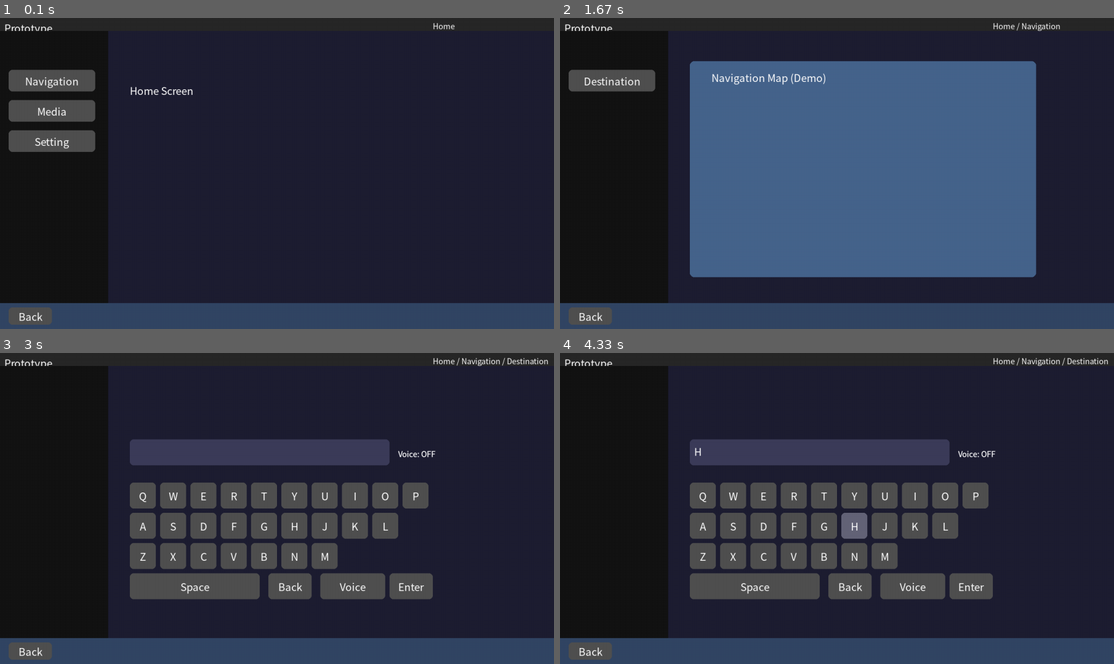
Above: before the commit, frames 1-4 (two rows, left to right).
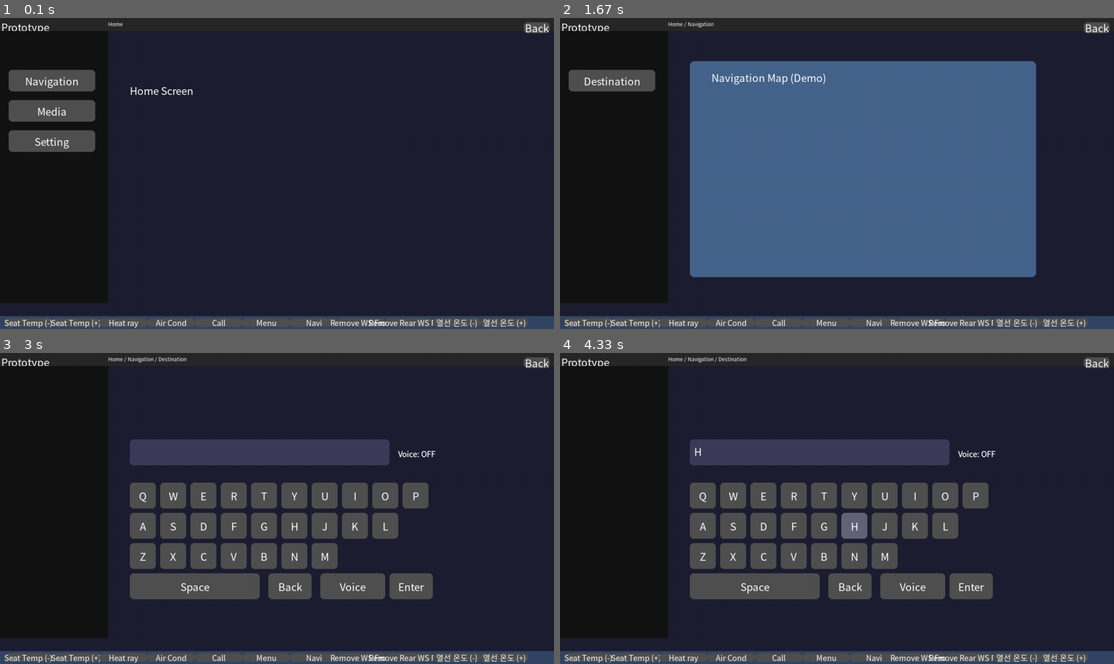
Above: after the commit, the same moments.

Repository: yunminseop/UI_prototype
Game: pygame game, started from UI_test.py
Same seed, same stepped clock (60 frames per second), same inputs: the game is played once before the commit and once after it.
Inputs (mouse positions are in pixels of both pictures, inside the frame that each line leads up to):
- Up to frame 1 (0.1 s): no input
- Up to frame 2 (1.67 s): click "Navigation" at 0.38 s; click (837, 195) at 0.72 s
- Up to frame 3 (3 s): click "Destination" at 2.05 s; click (249, 589) at 2.38 s; click (260, 455) at 2.72 s
- Up to frame 4 (4.33 s): click (748, 405) at 3.05 s; click "Enter" at 3.38 s; click (1008, 502) at 3.72 s; click "H" at 4.05 s

The runs differ from the first frame. In frame 1, 6.8% of the frame differs, in the area x 0-100%, y 1-100%; in frame 2, 7.0%; in frame 3, 7.1%; in frame 4, 7.1%.

Commit message:
new config files

Diff:
--- a/UI_test.py
+++ b/UI_test.py
@@ -2,25 +2,24 @@
 import sys
 import csv
 from datetime import datetime
+import yaml
+from config_loader import load_config, init_from_config
 
 pygame.init()
 
-# -----------------------------------------------------
-# 전역 상수
-# -----------------------------------------------------
-WIDTH, HEIGHT = 1280, 720
-COLOR_TOP = (40, 40, 40)
-COLOR_LEFT = (20, 20, 20)
-COLOR_MAIN = (30, 30, 50)
-COLOR_BOTTOM = (50, 70, 100)
-COLOR_TEXT = (255, 255, 255)
-COLOR_BUTTON = (80, 80, 80)
-COLOR_BUTTON_HOVER = (100, 100, 120)
-
-font = pygame.font.SysFont("malgungothic", 24)
-small_font = pygame.font.SysFont("malgungothic", 18)
-
-LOG_FILE = "interaction_log.csv"
+config = load_config()
+WIDTH, HEIGHT, COLORS, FONTS, LOG_FILE = init_from_config(config)
+
+COLOR_TOP = COLORS["TOP"]
+COLOR_TEXT = COLORS["TEXT"]
+COLOR_LEFT = COLORS["LEFT"]
+COLOR_MAIN = COLORS["MAIN"]
+COLOR_BOTTOM = COLORS["BOTTOM"]
+COLOR_BUTTON = COLORS["BUTTON"]
+COLOR_BUTTON_HOVER = COLORS["BUTTON_HOVER"]
+font = FONTS["main"]
+small_font = FONTS["small"]
+tiny_font = FONTS["tiny"]
 
 # -----------------------------------------------------
 # Logger
@@ -66,8 +65,11 @@
 
     def draw(self, screen):
         pygame.draw.rect(screen, COLOR_TOP, (0, 0, self.width, self.height))
-        screen.blit(font.render("Prototype", True, COLOR_TEXT), (10, 5))
-        screen.blit(small_font.render(" / ".join(self.ui_manager.depth_path), True, COLOR_TEXT), (1000, 5))
+        screen.blit(font.render("Prototype", True, COLOR_TEXT), (3, 3))
+        # screen.blit(small_font.render(" / ".join(self.ui_manager.depth_path), True, COLOR_TEXT), (1000, 3))
+
+        path_text = " / ".join(self.ui_manager.depth_path)
+        screen.blit(tiny_font.render(path_text, True, COLOR_TEXT), (250, 5))
 
 # -----------------------------------------------------
 # SideMenu
@@ -85,11 +87,54 @@
 # BottomBar
 # -----------------------------------------------------
 class BottomBar:
-    def __init__(self, height):
+    def __init__(self, width, height, ui_manager):
+        self.width = width
         self.height = height
+        self.ui_manager = ui_manager
+
+        # 버튼들 초기화
+        self.buttons = []
+        self._create_buttons()
+
+    def _create_buttons(self):
+        """하단 바의 버튼 배치 정의"""
+        y = self.ui_manager.height - self.height + 5
+        x = 10
+        gap = 110  # 버튼 간격
+
+        # (버튼 이름, x좌표) 순으로 배치
+        button_labels = [
+            "Seat Temp (-)", "Seat Temp (+)",
+            "Heat ray", "Air Cond",
+            "Call", "Menu", "Navi",
+            "Remove WS Frost", "Remove Rear WS Frost",
+            "열선 온도 (-)", "열선 온도 (+)"
+        ]
+
+        for label in button_labels:
+            rect = pygame.Rect(x, y, 110, self.height - 10)
+            self.buttons.append({"label": label, "rect": rect})
+            x += gap
 
     def draw(self, screen):
-        pygame.draw.rect(screen, COLOR_BOTTOM, (0, HEIGHT - self.height, WIDTH, self.height))
+        # 하단 바 배경
+        y_pos = self.ui_manager.height - self.height
+        pygame.draw.rect(screen, COLOR_BOTTOM, (0, y_pos, self.width, self.height))
+
+        # 버튼 그리기
+        for btn in self.buttons:
+            pygame.draw.rect(screen, COLOR_BUTTON, btn["rect"], border_radius=8)
+            text = small_font.render(btn["label"], True, COLOR_TEXT)
+            text_rect = text.get_rect(center=btn["rect"].center)
+            screen.blit(text, text_rect)
+
+    def handle_event(self, event):
+        """마우스 클릭 처리 (필요 시)"""
+        if event.type == pygame.MOUSEBUTTONDOWN:
+            pos = pygame.mouse.get_pos()
+            for btn in self.buttons:
+                if btn["rect"].collidepoint(pos):
+                    print(f"'{btn['label']}' 버튼 클릭됨")
 
 # -----------------------------------------------------
 # ScreenBase
@@ -245,6 +290,9 @@
     def __init__(self):
         self.logger = Logger(LOG_FILE)
         self.depth_path = ["Home"]
+        self.width = WIDTH
+        self.height = HEIGHT
+        self.margin = 10
         # 화면 객체 생성
         self.screens = {
             "Home": HomeScreen(self),
@@ -257,8 +305,11 @@
         # UI 요소
         self.top_bar = TopBar(WIDTH, 30, self)
         self.side_menu = SideMenu(250, 30, 60)
-        self.bottom_bar = BottomBar(60)
-        self.back_button = Button("Back", (20, HEIGHT - 50, 100, 40), self.go_back)
+        self.bottom_bar = BottomBar(WIDTH, 30, self)
+
+        btn_w, btn_h = 60, 25
+        self.back_button = Button("Back", (WIDTH - btn_w - self.margin, self.margin, btn_w, btn_h), self.go_back)
+
 
     def open_screen(self, name):
         if name in self.screens:
@@ -278,7 +329,7 @@
 
         while running:
             mouse_pos = pygame.mouse.get_pos()
-            screen.fill(COLOR_MAIN)
+            screen.fill(COLORS["MAIN"])
 
             # UI 요소 그리기
             self.top_bar.draw(screen)
--- /dev/null
+++ b/config/config.yaml
@@ -0,0 +1,27 @@
+# config/config.yaml
+screen:
+  width: 1280
+  height: 720
+
+colors:
+  top: [40, 40, 40]
+  left: [20, 20, 20]
+  main: [30, 30, 50]
+  bottom: [50, 70, 100]
+  text: [255, 255, 255]
+  button: [80, 80, 80]
+  button_hover: [100, 100, 120]
+
+fonts:
+  main:
+    name: "malgungothic"
+    size: 24
+  small:
+    name: "malgungothic"
+    size: 18
+  tiny:
+    name: "malgungothic"
+    size: 12
+
+log:
+  file: "interaction_log.csv"
--- /dev/null
+++ b/config_loader.py
@@ -0,0 +1,37 @@
+import yaml
+import pygame
+
+def load_config(path="config/config.yaml"):
+    with open(path, "r", encoding="utf-8") as f:
+        config = yaml.safe_load(f)
+    return config
+
+def init_from_config(config):
+    # 화면 크기
+    WIDTH = config["screen"]["width"]
+    HEIGHT = config["screen"]["height"]
+
+    # 색상
+    COLORS = {
+        "TOP": tuple(config["colors"]["top"]),
+        "LEFT": tuple(config["colors"]["left"]),
+        "MAIN": tuple(config["colors"]["main"]),
+        "BOTTOM": tuple(config["colors"]["bottom"]),
+        "TEXT": tuple(config["colors"]["text"]),
+        "BUTTON": tuple(config["colors"]["button"]),
+        "BUTTON_HOVER": tuple(config["colors"]["button_hover"]),
+    }
+
+    # 폰트
+    pygame.font.init()
+    font_cfg = config["fonts"]
+    FONTS = {
+        "main": pygame.font.SysFont(font_cfg["main"]["name"], font_cfg["main"]["size"]),
+        "small": pygame.font.SysFont(font_cfg["small"]["name"], font_cfg["small"]["size"]),
+        "tiny": pygame.font.SysFont(font_cfg["tiny"]["name"], font_cfg["tiny"]["size"]),
+    }
+
+    # 로그 파일 경로
+    LOG_FILE = config["log"]["file"]
+
+    return WIDTH, HEIGHT, COLORS, FONTS, LOG_FILE
